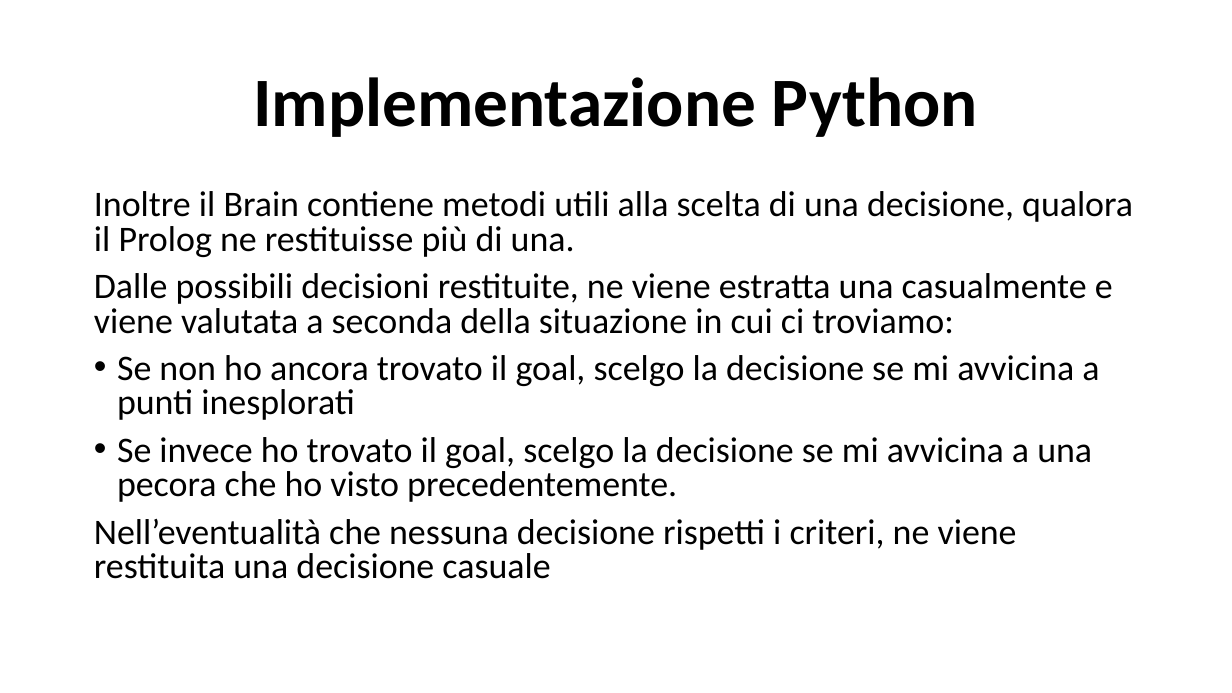
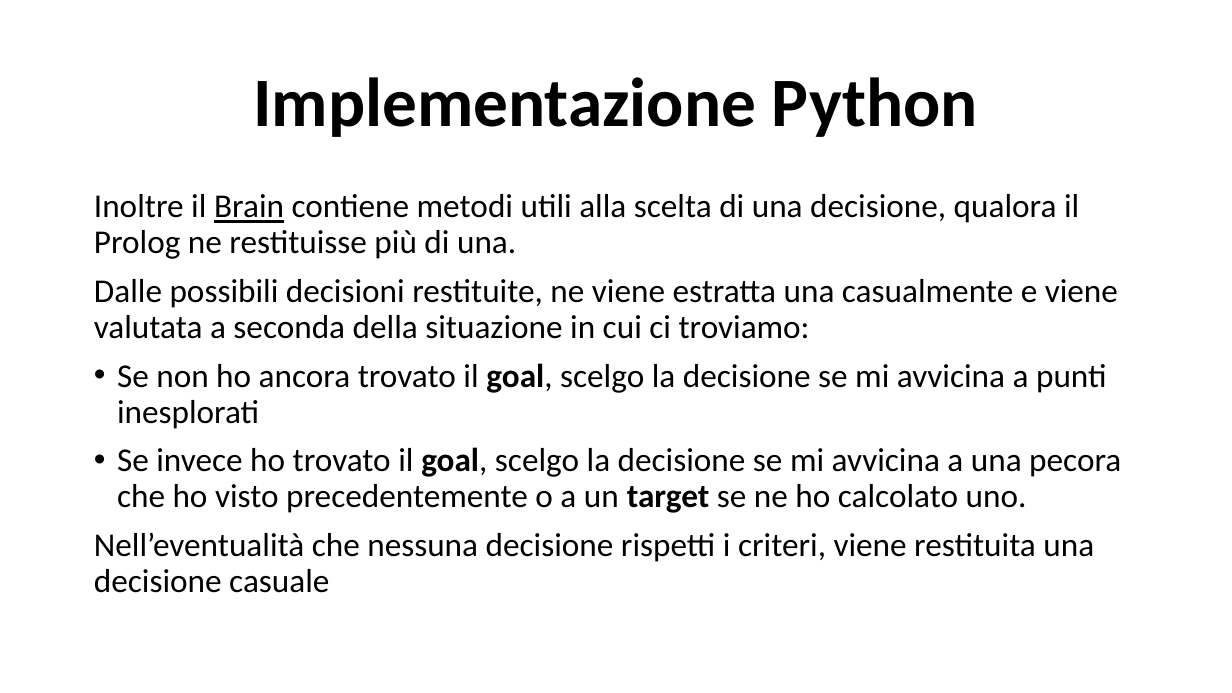
Before and after one commit to LorisNanni91/ProgettoRobotica, a slide deck: slide 12 of Presentazione progetto.pptx. Drawn at 1232x693 pixels with LibreOffice and Linux fonts; fonts in the diff are those of the drawing. Boxes give left, top, right and bottom in pixels: in the first picture for what was removed or moved away, otherwise in the second. Text is boxed around its words. In the diff, an @@ line names an element or a change of style, - is before the commit and + after.

```diff
--- a/Presentazione progetto.pptx
+++ b/Presentazione progetto.pptx
@@ text at (x1=94, y1=194, x2=1118, y2=429): size 28 to 25.9 pt in "Inoltre il Brain contiene metodi utili alla ...", "Dalle possibili decisioni restituite, ne viene estratta ...", "Se non ho ancora trovato il goal, ..."; underline on in "Brain"; bold on in "goal,"; line spacing 0.8 to 0.9 @@
@@ text at (x1=94, y1=447, x2=1121, y2=593): text changed; size 28 to 25.9 pt @@
-• Se invece ho trovato il goal, scelgo la decisione se mi avvicina a una pecora che ho visto precedentemente.
-Nell’eventualità che nessuna decisione rispetti i criteri, ne viene restituita una decisione casuale
+• Se invece ho trovato il goal, scelgo la decisione se mi avvicina a una pecora che ho visto precedentemente o a un target se ne ho calcolato uno.
+Nell’eventualità che nessuna decisione rispetti i criteri, viene restituita una decisione casuale
```
Also in this commit, not shown: 10 other slides changed, 1 slide added, 14 other files.
